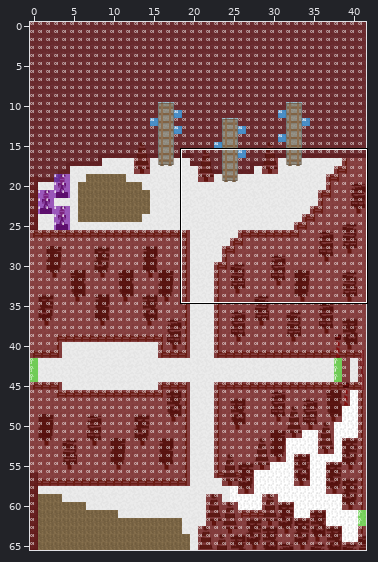
Level history. Tiled map: map-dev/maps/east_tumble_woods_oop.tmx. The picture above shows the old version from afar; the outline marks the close-up.
Close-up. Before the edit:
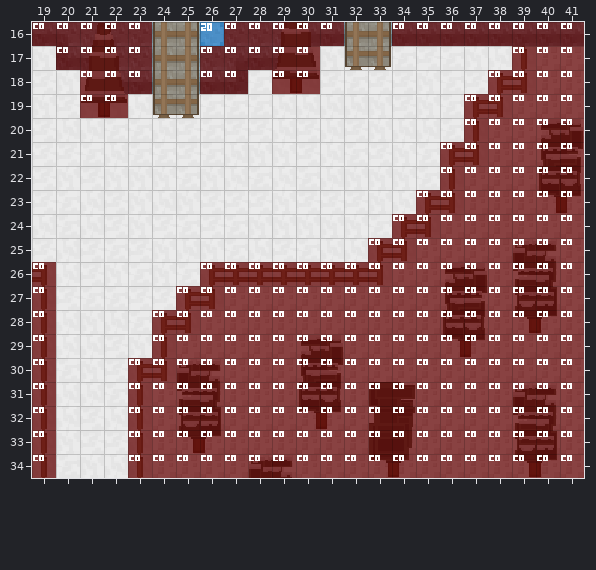
Cells are 16x16 px. Shown: x 19..41, y 16..34. The commit also changed other parts of the map, which this record leaves out.
After the commit:
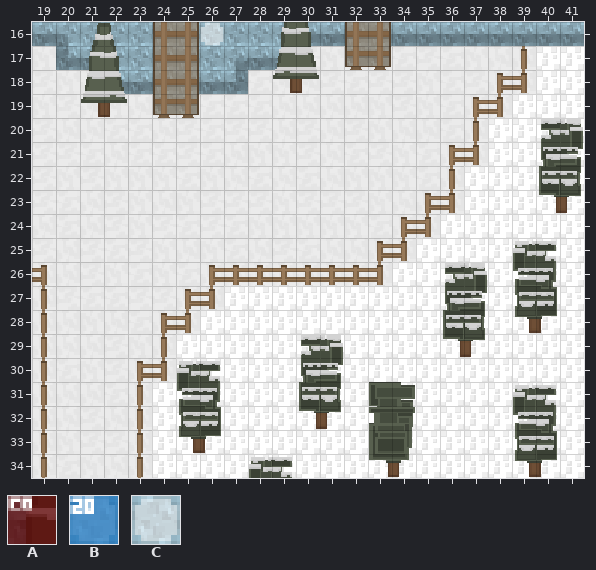
Key: from "collision-tileset": A 1, B 20; from "world-tileset": C 1938.
_ is an empty cell.
Tiles replaced or removed in this view: A, B, C.
See-through tiles are keyed as they look on the map.
What changed:
Changed rows in their new state; . is an unchanged cell.
Layer "Tile Layer 1":
first column x 26:
16 C
Layer "Tile Layer 2":
first column x 26:
16 _
Layer "Tile Layer 3" (now hidden):
first column x 19:
16 _____..______..________
17 .____.._____........___
18 ..___..__.__.......____
19 ..__.............._____
20 .................._____
21 .................______
22 .................______
23 ................_______
24 ...............________
25 .............._________
26 _......________________
27 _....._________________
28 _....__________________
29 _....__________________
30 _...___________________
31 _...___________________
32 _...___________________
33 _...___________________
34 _...___________________
Pixel boxes of the changes (left, top, right, bottom) in both close-ups:
changed: (32, 22, 584, 478)
